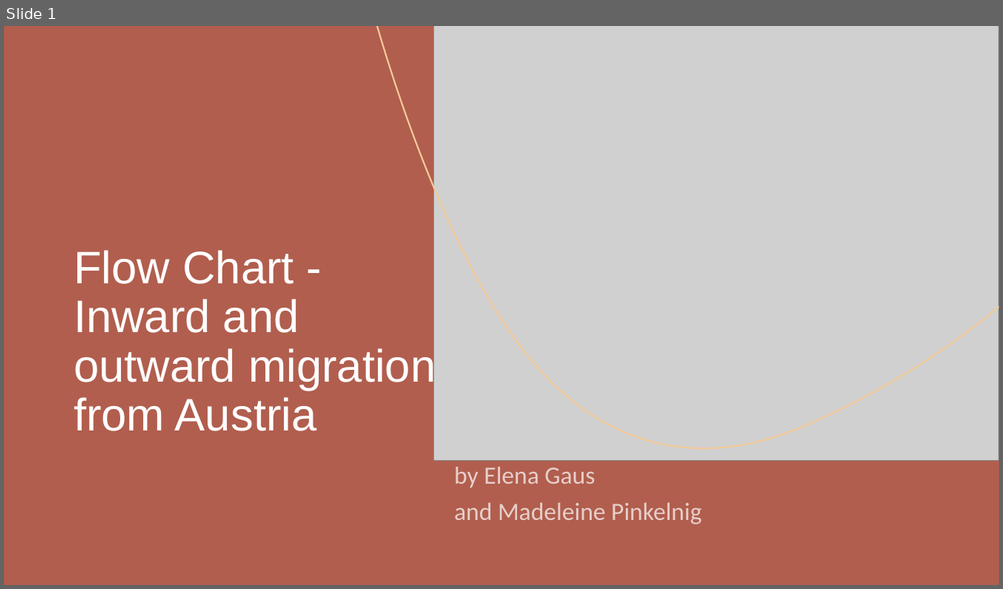
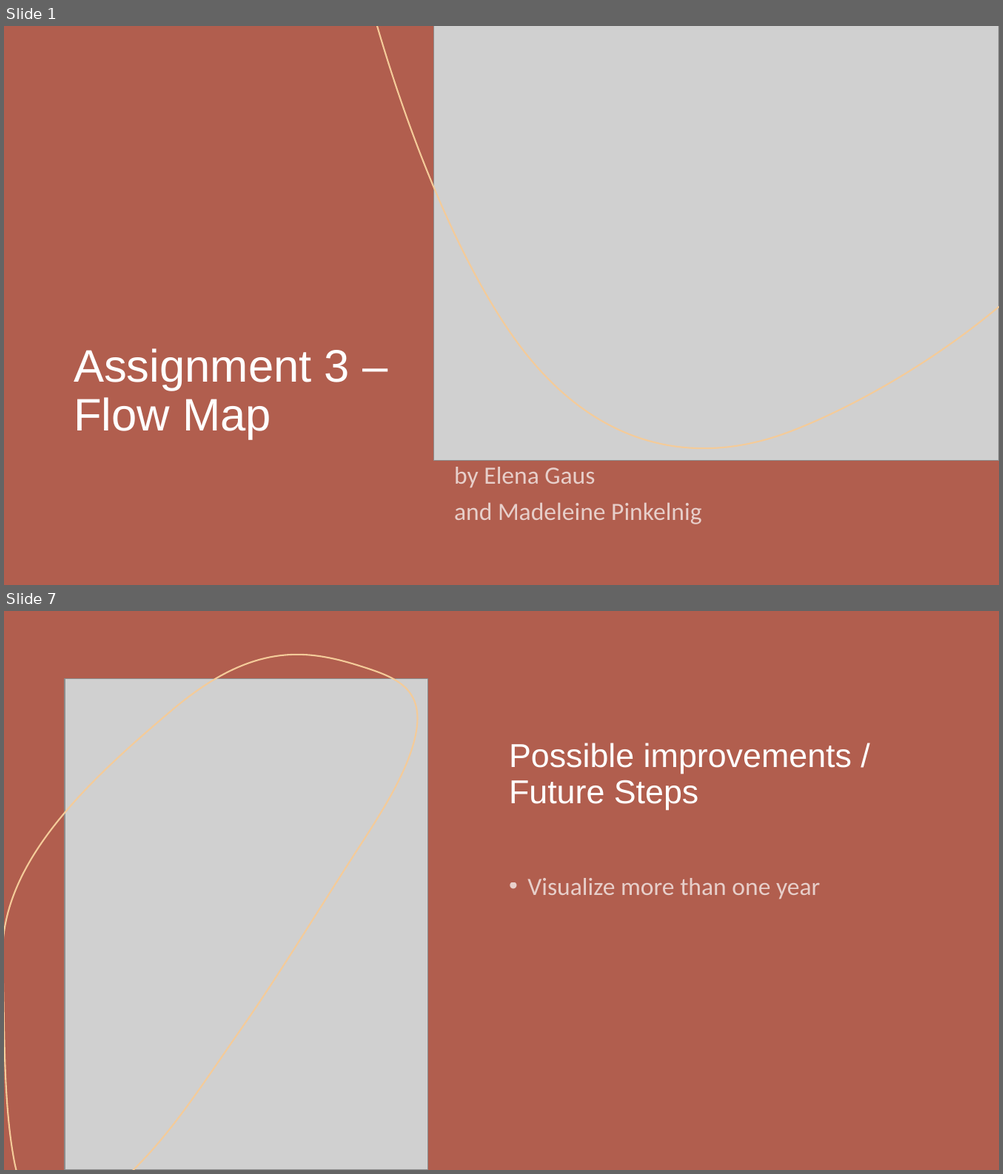
Before and after one commit to MadeByMel/geovisualisation, a slide deck: project_presentation.pptx. Shown one above the other, each under a label of ours: slide 1 before the commit, slides 1 and 7 after it; the slides between them are not shown. The pictures are 1003x589 and 1003x1174 pixels, drawn with LibreOffice and Linux fonts; fonts in the diff are those of the drawing; grey boxes stand for pictures. Boxes give left, top, right and bottom in pixels: in the first picture for what was removed or moved away, otherwise in the second. Text is boxed around its words. In the diff, an @@ line names an element or a change of style, - is before the commit and + after.

```diff
--- a/project_presentation.pptx
+++ b/project_presentation.pptx
@@ slide 7 added at bbox=[4, 611, 999, 1170], background #B15E4E; not listed: 3 template elements that a slide beside it also shows @@
@@ rectangle added at bbox=[4, 611, 999, 1170], fill #B15E4E @@
@@ freeform shape added at bbox=[4, 654, 418, 1170], outline #F4CB99 1.5 pt @@
@@ picture added at bbox=[65, 679, 427, 1170] @@
@@ title added at bbox=[509, 743, 851, 810], 32 pt, text #FFFFFF @@
+Possible improvements / Future Steps
@@ text added at bbox=[527, 878, 819, 900], 24 pt, text #FFFFFF at 70% opacity @@
+• Visualize more than one year
@@ slide 1 changed as well @@
@@ title at bbox=[74, 349, 350, 440]: text changed @@
-Flow Chart - Inward and outward migration from Austria
+Assignment 3 – Flow Map
```
Also in this commit, not shown: 5 other slides added, 6 slides removed.
